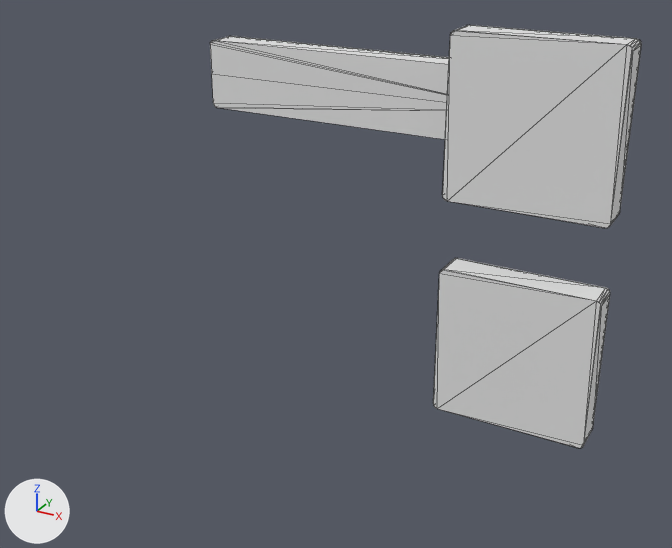
Before and after pictures for a commit that changed the glTF model Data/Models/Doors/Handles/GLB/handle_02.glb.
One viewpoint serves both versions: a 50 mm camera at (0.0686, -0.2165, 0.0942) aimed at (-0.0337, -0.0306, 0.0012). The lights are fixed; the arrows at lower left show +X, +Y and +Z. The picture after the commit comes second. Mesh edges are drawn as thin lines. Vertices at exactly the same position are counted once.

Objects in the first picture: 'handle'.
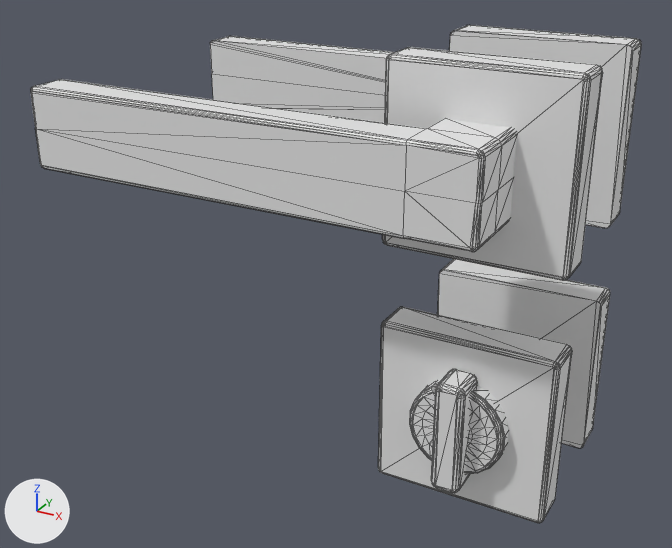
The newer file is also turned or shifted as a whole; pictures and numbers use the older file's frame.

Boxes [x1, y1, x2, y2] around the edits, measured in the pictures (672 x 548 px):
'handle', reshaped (41% wider, 18% taller)
    before: [210, 25, 642, 448]
    after: [31, 25, 642, 523]
part 1 of me_cube_002, added
    after: [31, 79, 517, 252]
part 2 of me_cube_002, added
    after: [382, 47, 603, 280]
part 3 of me_cube_002, added
    after: [378, 307, 572, 523]
part 4 of me_cube_002, added
    after: [431, 369, 477, 493]
part 5 of me_cube_002, added
    after: [410, 380, 509, 474]

The change in detail:
me_cube_002 is used by ob_handle; location (0.0, 0.0, 0.0).
me_cube_002 had 574 vertices, 1128 faces and spanned x -0.0941..0.028, y -0.0136..0.0136, z -0.0404..0.0599.
me_cube_002 now has 1148 vertices, 2256 faces and spans x -0.0941..0.028, y -0.0655..0.0136, z -0.0404..0.0599.
me_cube_002 part 1: the loose piece of 114 vertices spanning x -0.0941..0.0151, y -0.0048..0.0136, z 0.0288..0.0483 is copied, and the copy is mirrored in y about its middle, then moved by (0.0, -0.0607, 0.0); it spans x -0.0941..0.0151, y -0.0655..-0.0471, z 0.0288..0.0483.
me_cube_002 part 2: the loose piece of 80 vertices spanning x -0.0133..0.0278, y -0.0136..-0.0043, z 0.0188..0.0599 is copied, and the copy is mirrored in y about its middle, then moved by (0.0, -0.034, 0.0); it spans x -0.0133..0.0278, y -0.0476..-0.0383, z 0.0188..0.0599.
me_cube_002 part 3: the loose piece of 80 vertices spanning x -0.0131..0.028, y -0.0136..-0.0043, z -0.0404..0.0006 is copied, and the copy is mirrored in y about its middle, then moved by (0.0, -0.034, 0.0); it spans x -0.0131..0.028, y -0.0476..-0.0383, z -0.0404..0.0006.
me_cube_002 part 4: the loose piece of 80 vertices spanning x 0.0041..0.0109, y -0.0037..0.0042, z -0.0332..-0.0063 is copied, and the copy is mirrored in y about its middle, then moved by (0.0, -0.0524, 0.0); it spans x 0.0041..0.0109, y -0.0562..-0.0482, z -0.0332..-0.0063.
me_cube_002 part 5: the loose piece of 220 vertices spanning x -0.0035..0.0185, y -0.0056..-0.0003, z -0.031..-0.0088 is copied, and the copy is mirrored in y about its middle, then moved by (0.0, -0.046, 0.0); it spans x -0.0035..0.0185, y -0.0516..-0.0463, z -0.031..-0.0088.
